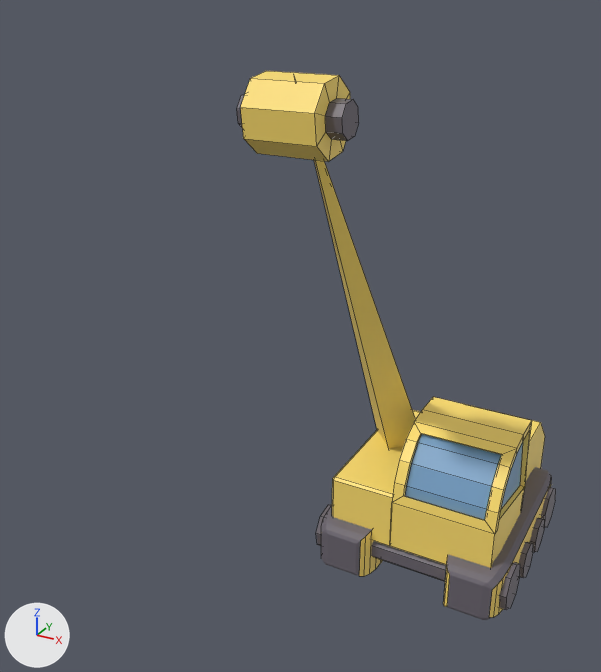
The FBX model Assets/Models/Wrecking_veh.fbx: old version first, new version second.
One viewpoint serves both versions: a camera (50 mm lens) standing at (2.75, -8.78, 6.76) and looking at (-0.94, -2.08, 3.41). The lights are fixed; the arrows at lower left show +X, +Y and +Z. Mesh edges are drawn as thin lines on the coarser meshes. Where no turn or scale is listed for an object, it has been applied to the vertices. Vertices at the same position are counted once.

The scene before the commit, as lines of its bpy script (objects in view):
```python
me_cone = bpy.data.meshes.new('Cone')
me_cone.from_pydata(...)  # 5 vertices, 5 faces; spans x -0.35..0.35, y -2.84..0.48, z -0.48..4.85
me_cone.materials.append(mat_yelow)  # picture img_colors_jpg
me_cylinder = bpy.data.meshes.new('Cylinder')
me_cylinder.from_pydata(...)  # 48 vertices, 42 faces; spans x -0.505..0.505, y -0.34..0.34, z -0.34..0.34
me_cylinder.materials.append(mat_yelow)  # picture img_colors_jpg
me_cylinder_002 = bpy.data.meshes.new('Cylinder.002')
me_cylinder_002.from_pydata(...)  # an 8-sided cylinder along x spanning x 0.65..1.22, y 0.57..1.13, z -0.01..0.54; an 8-sided cylinder along x spanning x -1.22..-0.65, y 0.57..1.13, z -0.01..0.54; an 8-sided cylinder along x spanning x 0.65..1.22, y -1.18..-0.62, z -0.01..0.54; an 8-sided cylinder along x spanning x -1.22..-0.65, y -1.18..-0.62, z -0.01..0.54; an 8-sided cylinder along x spanning x 0.78..1.23, y 0.04..0.49, z -0.01..0.44; an 8-sided cylinder along x spanning x -1.23..-0.78, y 0.04..0.49, z -0.01..0.44; an 8-sided cylinder along x spanning x 0.78..1.23, y -0.51..-0.07, z -0.01..0.44; an 8-sided cylinder along x spanning x -1.23..-0.78, y -0.51..-0.07, z -0.01..0.44
me_cylinder_002.materials.append(mat_material_008)  # picture img_colors_jpg
ob_cone = bpy.data.objects.new('Cone', me_cone)
ob_cone.location = (-0.69, 0.18, 1.15)
ob_cylinder = bpy.data.objects.new('Cylinder', me_cylinder)
ob_cylinder.location = (-0.77, -2.44, 5.63)
ob_cylinder_002 = bpy.data.objects.new('Cylinder.002', me_cylinder_002)
ob_cylinder_002.location = (0.0, 0.0, 0.0)
# also in view: 'Cube.003' at (-0.11, 0.0, 0.29); 'glass' at (0.37, -0.53, 1.21); 'Cube.002' at (-0.64, -0.08, 0.81); 'Track_1' at (0.0, 0.0, 0.27); 'Cube' at (0.0, 0.0, 0.27)
```
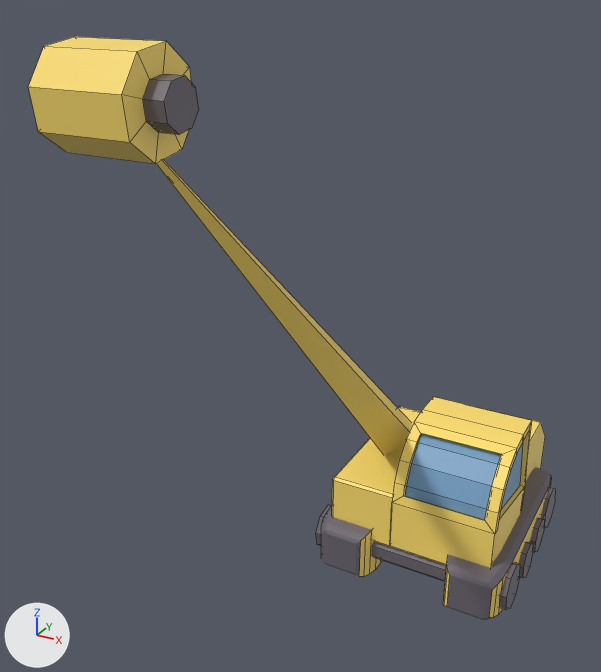
Where the newer file only moved an object's origin or applied its transform, the numbers keep the older frame.

Location of each change, [x1, y1, x2, y2] in pixels of the pictures (601 x 672 px):
'Cylinder', moved: before [237, 71, 359, 162]; after [28, 37, 199, 164]
'Cone', reshaped: before [294, 77, 416, 449]; after [156, 160, 412, 455]

The change, as a diff of the scene's bpy script:
```diff
--- a/Assets/Models/Wrecking_veh.fbx.py
+++ b/Assets/Models/Wrecking_veh.fbx.py
@@ me_cone @@
 me_cone.from_pydata(...)  # 5 vertices, 5 faces; spans x -0.35..0.35, y -2.84..0.48, z -0.48..4.85
 # used by ob_cone; location = (-0.69, 0.18, 1.15)
-me_cone.vertices[0].co = (0.0, 0.48, -0.13)
-me_cone.vertices[1].co = (0.35, 0.18, -0.3)
-me_cone.vertices[2].co = (0.0, -0.13, -0.48)
-me_cone.vertices[3].co = (-0.35, 0.18, -0.3)
-me_cone.vertices[4].co = (0.0, -2.84, 4.85)
+# me_cone part 1
+me_cone.vertices[0].co = (0.0, 0.49, -0.07)
+me_cone.vertices[1].co = (0.35, 0.21, -0.28)
+me_cone.vertices[2].co = (0.0, -0.07, -0.49)
+me_cone.vertices[3].co = (-0.35, 0.21, -0.28)
+me_cone.vertices[4].co = (-0.07, -5.06, 4.95)
 me_cone.materials.append(mat_yelow)
@@ ob_cylinder @@
 ob_cylinder = bpy.data.objects.new('Cylinder', me_cylinder)
-ob_cylinder.location = (-0.77, -2.44, 5.63)
+ob_cylinder.location = (-0.75, -4.77, 6.05)
```
